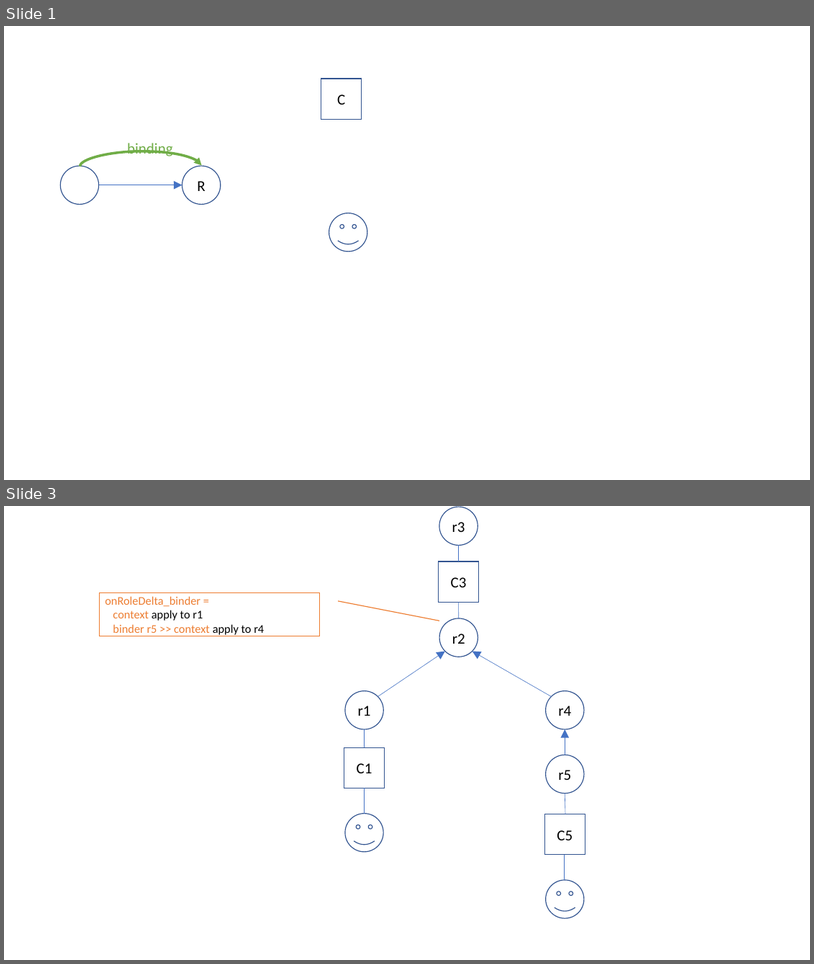
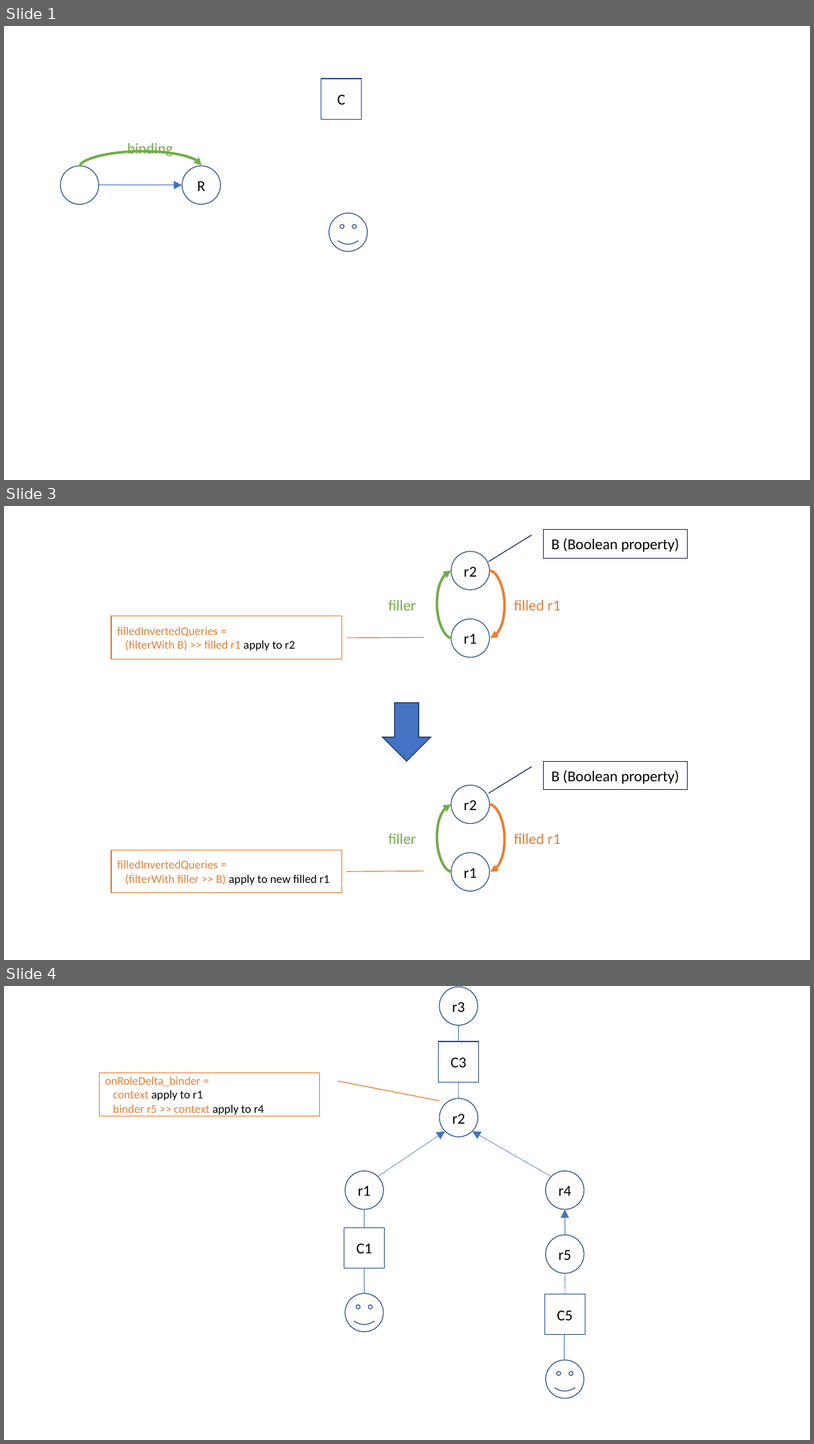
Before and after one commit to joopringelberg/perspectives-technical-documentation, a slide deck: src/query inversion diagrams.pptx. Shown one above the other, each under a label of ours: slides 1 and 3 before the commit, slides 1, 3 and 4 after it; the slides between them are not shown. The pictures are 814x964 and 814x1444 pixels, drawn with LibreOffice and Linux fonts; fonts in the diff are those of the drawing. Boxes give left, top, right and bottom in pixels: in the first picture for what was removed or moved away, otherwise in the second. Text is boxed around its words. In the diff, an @@ line names an element or a change of style, - is before the commit and + after.

Commit message:
Illustrating query optimalisation and filter

```diff
--- a/src/query inversion diagrams.pptx
+++ b/src/query inversion diagrams.pptx
@@ slide 3 added at [4, 506, 810, 960], background #FFFFFF @@
@@ border callout added at [544, 530, 687, 558], outline #1E3256 1 pt, 18 pt, text #000000 @@
+B (Boolean property)
@@ ellipse added at [452, 551, 491, 590], outline #325491 1 pt, 18 pt, text #000000 @@
+r2
@@ curved arrow added from (453, 638) to (452, 571), #70AD47 3 pt @@
@@ curved arrow added from (490, 571) to (491, 638), #ED7D31 3 pt @@
@@ text added at [388, 600, 416, 610], 18 pt, text #70AD47 @@
+filler
@@ text added at [514, 600, 561, 610], 18 pt, text #ED7D31 @@
+filled r1
@@ border callout added at [111, 616, 342, 659], outline #ED7D31 1 pt, 14 pt, text #ED7D31 @@
+filledInvertedQueries =
+(filterWith B) >> filled r1 apply to r2
@@ ellipse added at [452, 619, 491, 658], outline #325491 1 pt, 18 pt, text #000000 @@
+r1
@@ down arrow added at [383, 703, 431, 762], fill #4472C4, outline #1E3256 1 pt @@
@@ border callout added at [544, 762, 687, 790], outline #1E3256 1 pt, 18 pt, text #000000 @@
+B (Boolean property)
@@ ellipse added at [452, 785, 491, 824], outline #325491 1 pt, 18 pt, text #000000 @@
+r2
@@ curved arrow added from (453, 871) to (452, 804), #70AD47 3 pt @@
@@ curved arrow added from (490, 804) to (491, 871), #ED7D31 3 pt @@
@@ border callout added at [111, 849, 342, 893], outline #ED7D31 1 pt, 14 pt, text #ED7D31 @@
+filledInvertedQueries =
+(filterWith filler >> B) apply to new filled r1
@@ text added at [388, 833, 416, 844], 18 pt, text #70AD47 @@
+filler
@@ text added at [514, 833, 561, 844], 18 pt, text #ED7D31 @@
+filled r1
@@ ellipse added at [452, 852, 491, 891], outline #325491 1 pt, 18 pt, text #000000 @@
+r1
@@ what was slide 3 is now slide 4 @@
```
Also in this commit, not shown: 1 other file.
